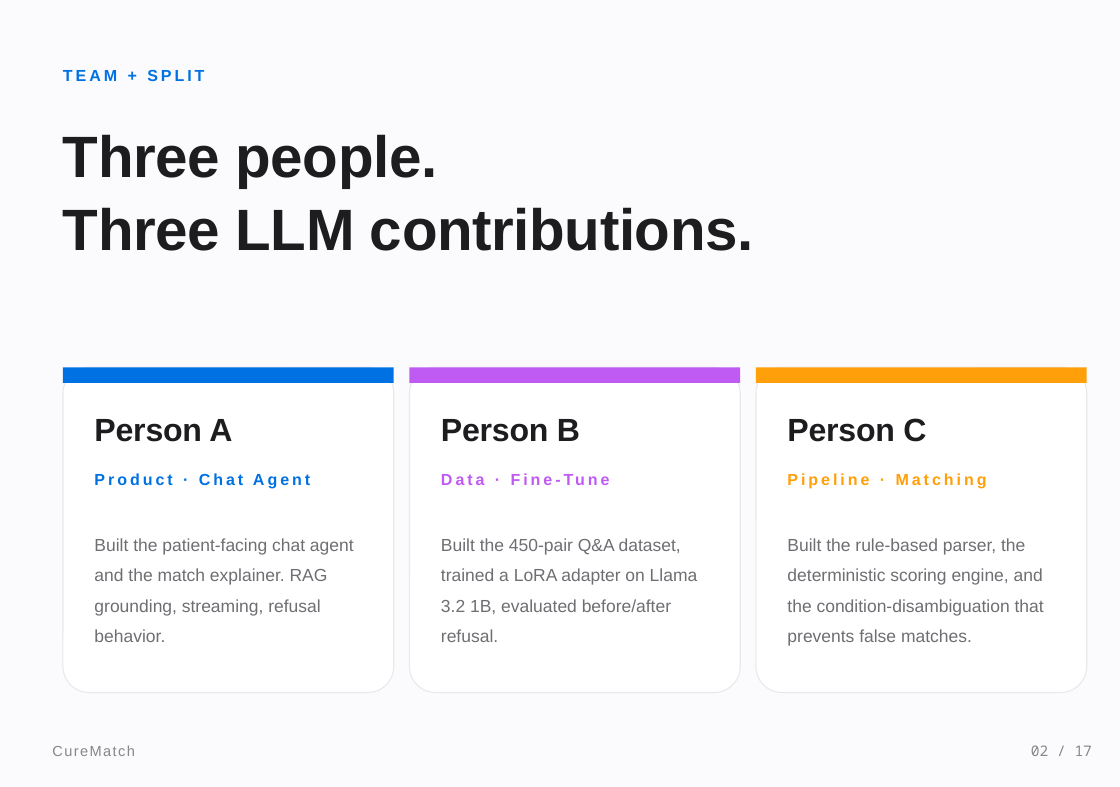
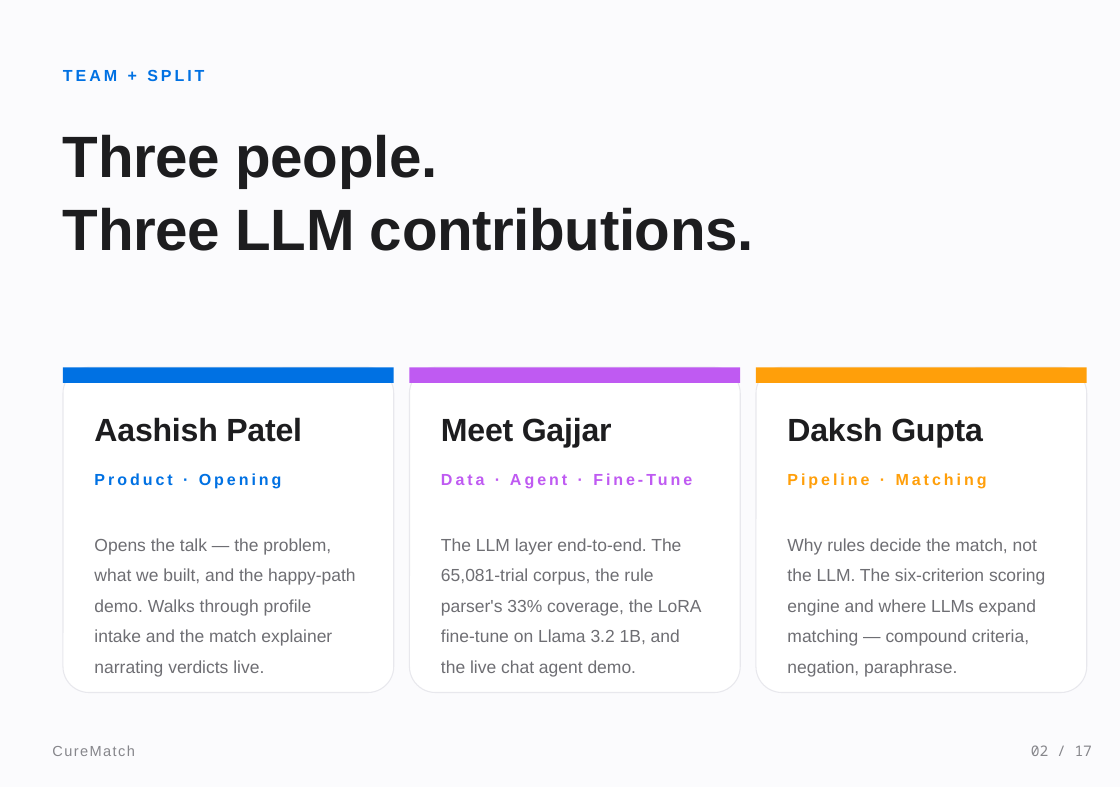
Before and after one commit to meetgajjarx07/curematch, a slide deck: slide 2 of CureMatch_Presentation.pptx. Drawn at 1120x787 pixels with LibreOffice and Linux fonts; fonts in the diff are those of the drawing. Boxes give left, top, right and bottom in pixels: in the first picture for what was removed or moved away, otherwise in the second. Text is boxed around its words. In the diff, an @@ line names an element or a change of style, - is before the commit and + after.

```diff
--- a/CureMatch_Presentation.pptx
+++ b/CureMatch_Presentation.pptx
@@ text at box(94, 417, 302, 442): text changed @@
-Person A
+Aashish Patel
@@ text at box(441, 417, 612, 448): text changed @@
-Person B
+Meet Gajjar
@@ text at box(787, 417, 983, 448): text changed @@
-Person C
+Daksh Gupta
@@ text at box(94, 473, 282, 489): text changed @@
-Product · Chat Agent
+Product · Opening
@@ text at box(94, 538, 355, 677): text changed @@
-Built the patient-facing chat agent and the match explainer. RAG grounding, streaming, refusal behavior.
+Opens the talk — the problem, what we built, and the happy-path demo. Walks through profile intake and the match explainer narrating verdicts live.
@@ text at box(441, 538, 702, 677): text changed @@
-Built the 450-pair Q&A dataset, trained a LoRA adapter on Llama 3.2 1B, evaluated before/after refusal.
+The LLM layer end-to-end. The 65,081-trial corpus, the rule parser's 33% coverage, the LoRA fine-tune on Llama 3.2 1B, and the live chat agent demo.
@@ text at box(787, 538, 1045, 677): text changed @@
-Built the rule-based parser, the deterministic scoring engine, and the condition-disambiguation that prevents false matches.
+Why rules decide the match, not the LLM. The six-criterion scoring engine and where LLMs expand matching — compound criteria, negation, paraphrase.
@@ text at box(441, 629, 509, 642): text changed @@
-Data · Fine-Tune
+Data · Agent · Fine-Tune
```
Also in this commit, not shown: 12 other slides changed, 2 other files.
